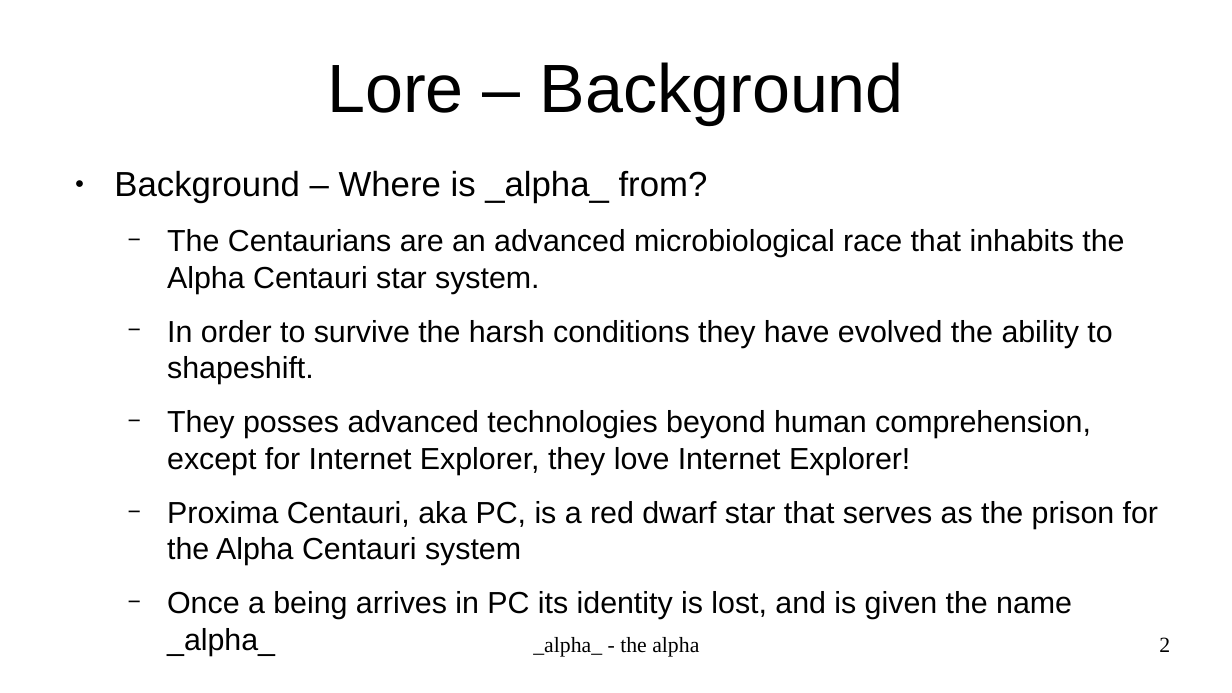
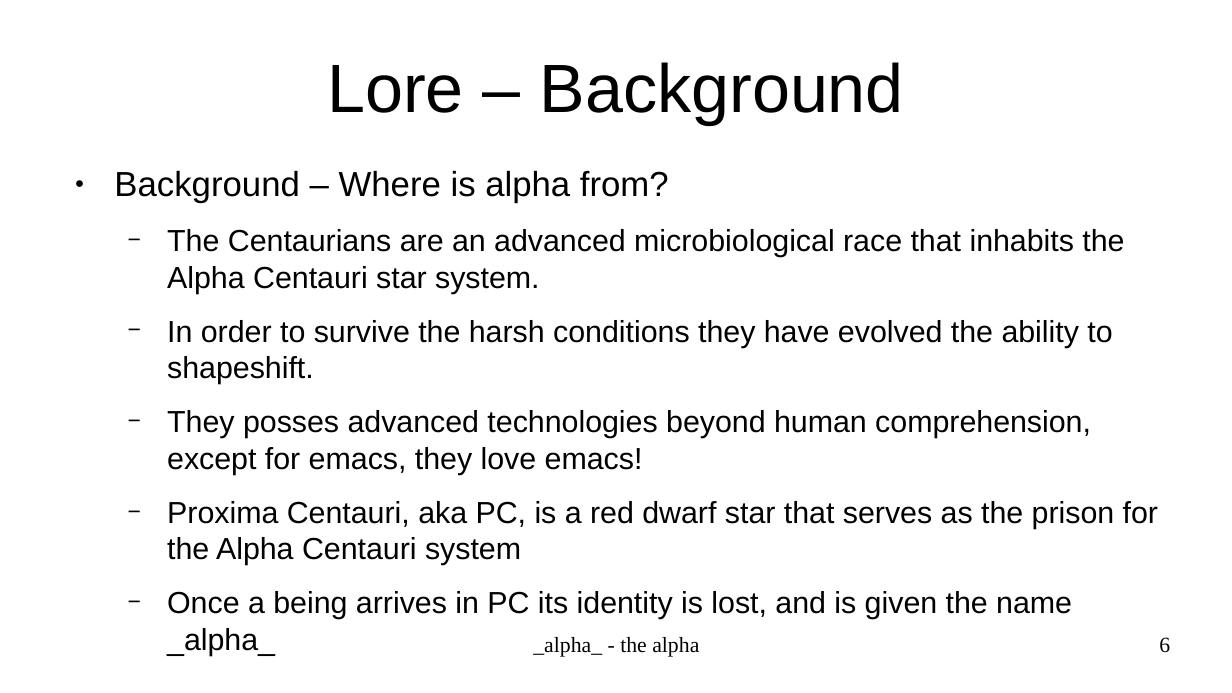
Before and after one commit to ohanoch/cgv_game, a slide deck: slide 6 of the_alpha_presentation.odp (slide 2 before the commit). Drawn at 1232x693 pixels with LibreOffice and Linux fonts; fonts in the diff are those of the drawing. Boxes give left, top, right and bottom in pixels: in the first picture for what was removed or moved away, otherwise in the second. Text is boxed around its words. In the diff, an @@ line names an element or a change of style, - is before the commit and + after.

Commit message:
alpha class progress

```diff
--- a/the_alpha_presentation.odp
+++ b/the_alpha_presentation.odp
@@ text at bbox=[114, 170, 669, 203]: text changed @@
-● Background – Where is _alpha_ from?
+● Background – Where is alpha from?
@@ text at bbox=[167, 410, 1091, 475]: text changed @@
-  − They posses advanced technologies beyond human comprehension, except for Internet Explorer, they love Internet Explorer!
+  − They posses advanced technologies beyond human comprehension, except for emacs, they love emacs!
@@ page number at bbox=[1159, 637, 1170, 653]: text changed @@
-2
+6
```
Also in this commit, not shown: 4 other files.
